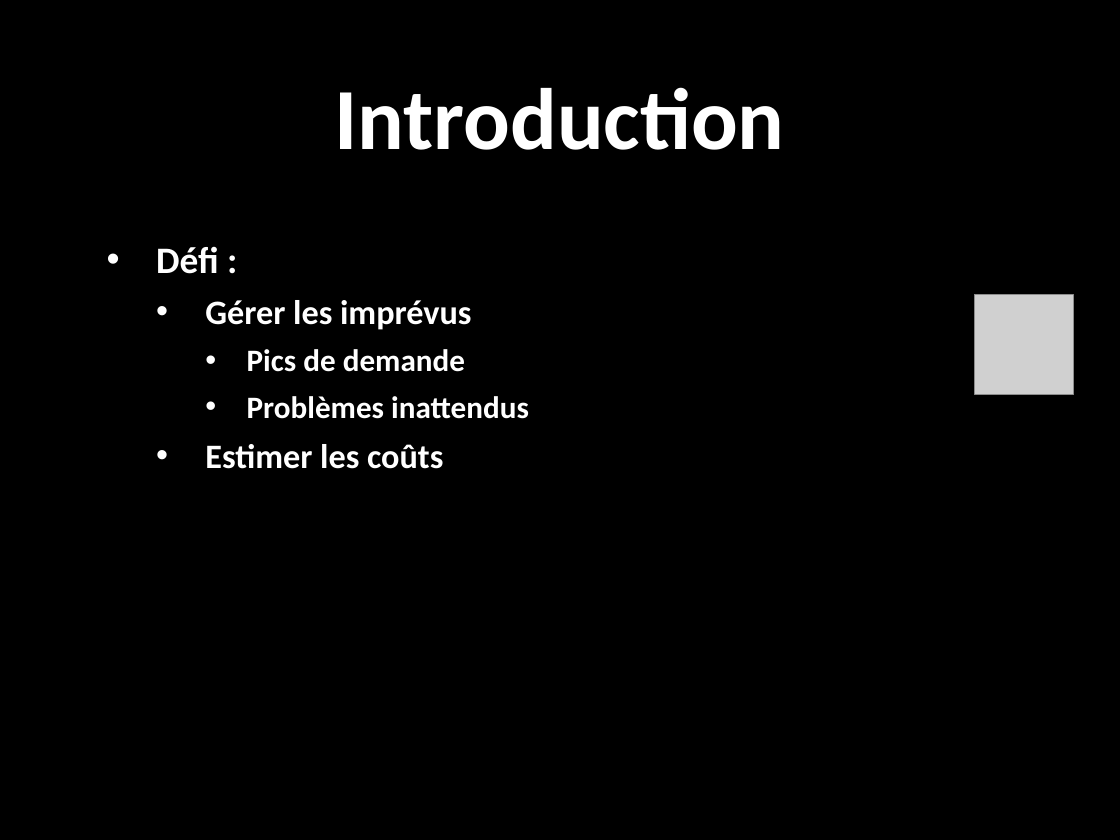
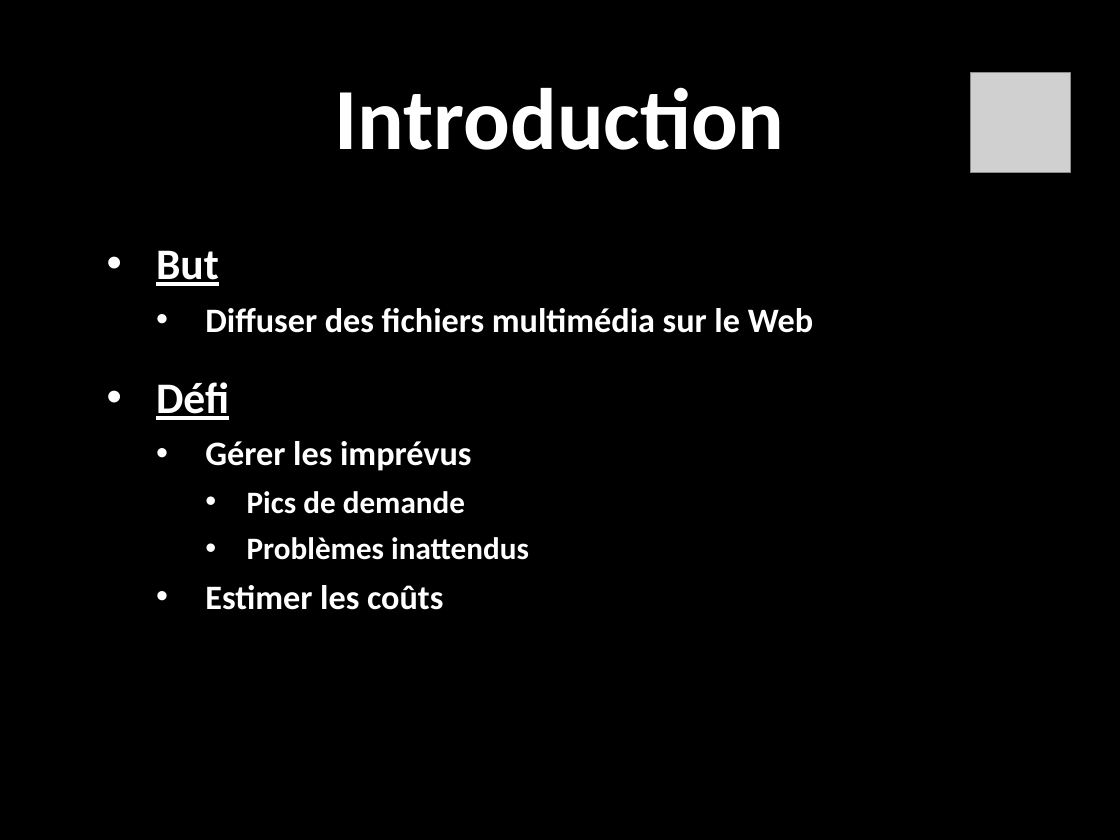
Before and after one commit to romfret/TLC, a slide deck: slide 2 of AWS - Media Hosting.pptx (slide 3 before the commit). Drawn at 1120x840 pixels with LibreOffice and Linux fonts; fonts in the diff are those of the drawing; grey boxes stand for pictures; background and template pictures are left out. Boxes give left, top, right and bottom in pixels: in the first picture for what was removed or moved away, otherwise in the second. Text is boxed around its words. In the diff, an @@ line names an element or a change of style, - is before the commit and + after.

```diff
--- a/AWS - Media Hosting.pptx
+++ b/AWS - Media Hosting.pptx
@@ picture: place and size @@
-picture at <box>974,295,1074,394</box>
+picture at <box>971,73,1071,172</box>
@@ text at <box>156,250,813,420</box>: text changed; size 24 to 22 pt @@
-• Défi :
+• But
+  • Diffuser des fichiers multimédia sur le Web
+• Défi
```
Also in this commit, not shown: 1 other slide changed, 4 slides added, 1 slide removed.
